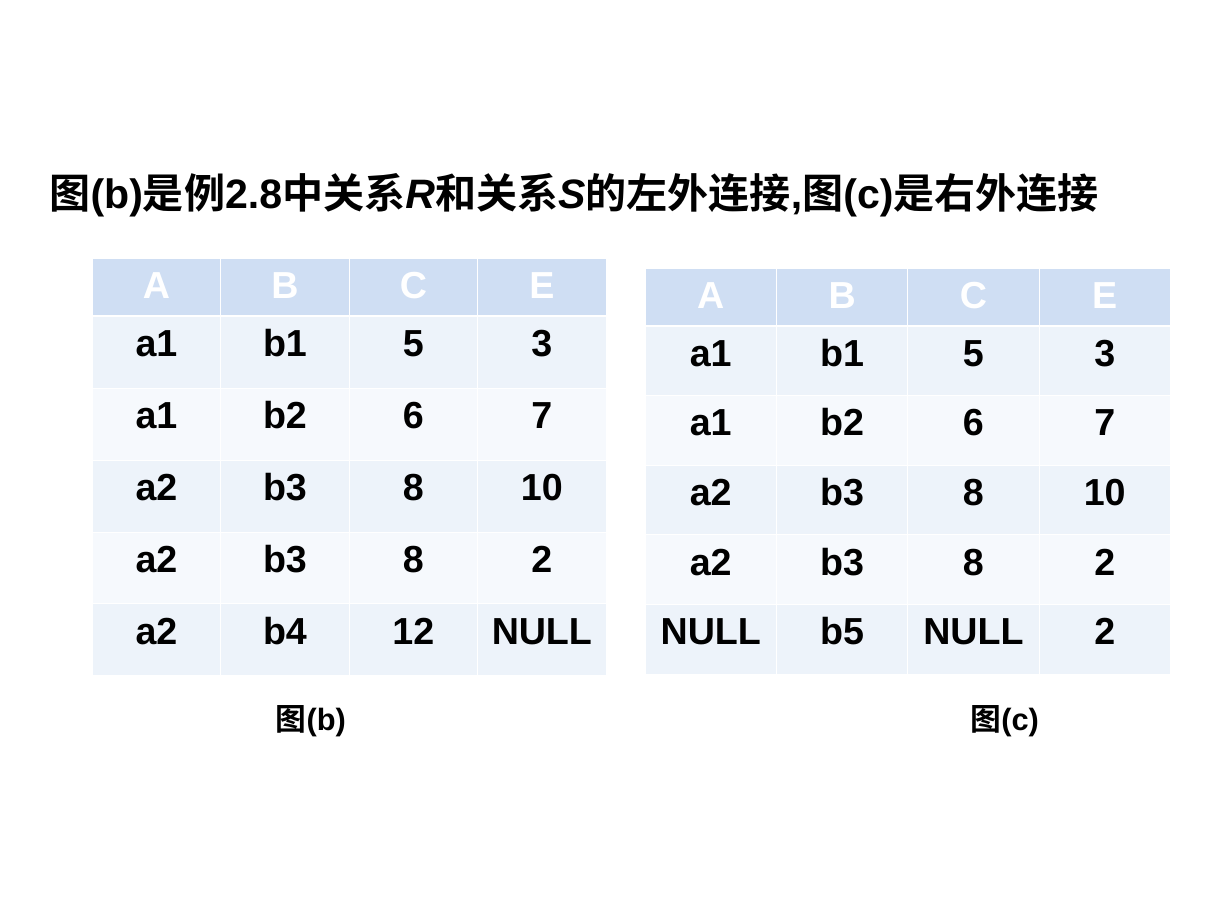
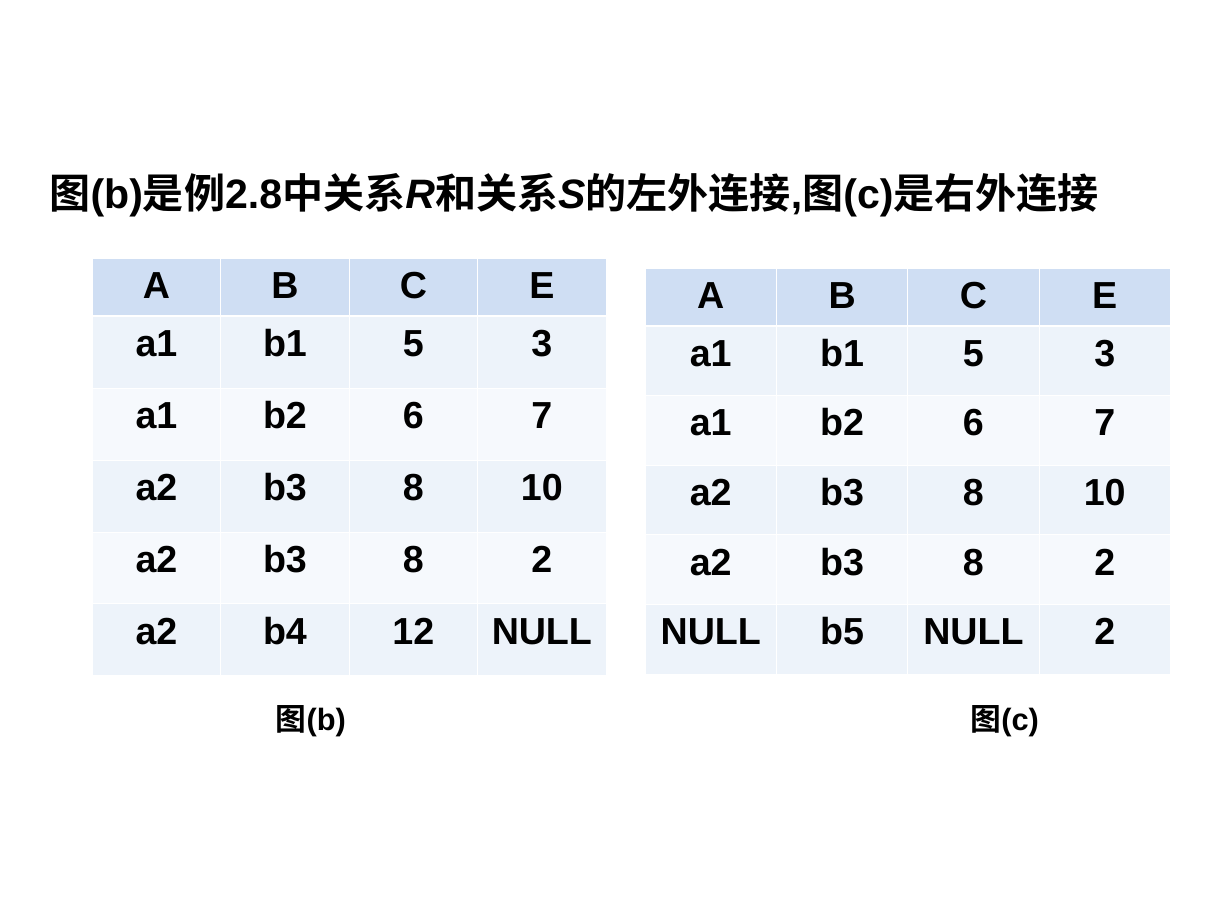
Before and after one commit to HBU/DataBase, a slide deck: slide 79 of PPT/DB第02章.ppt. Drawn at 1232x924 pixels with LibreOffice and Linux fonts; fonts in the diff are those of the drawing; background and template pictures are left out. Boxes give left, top, right and bottom in pixels: in the first picture for what was removed or moved away, otherwise in the second. Text is boxed around its words. In the diff, an @@ line names an element or a change of style, - is before the commit and + after.

```diff
--- a/PPT/DB第02章.ppt
+++ b/PPT/DB第02章.ppt
@@ table at [92,259,605,676] @@
@@ text colour #FFFFFF to #000000 in "A", "B", "C", "E" @@
@@ table at [646,269,1173,674] @@
@@ text colour #FFFFFF to #000000 in "A", "B", "C", "E" @@
```
Also in this commit, not shown: 24 other slides changed, 6 other files.
